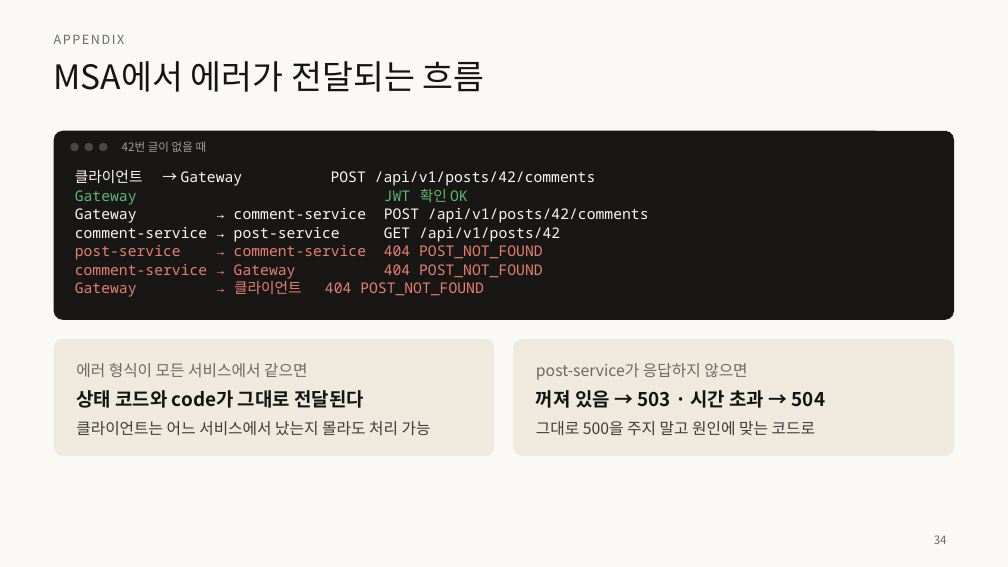
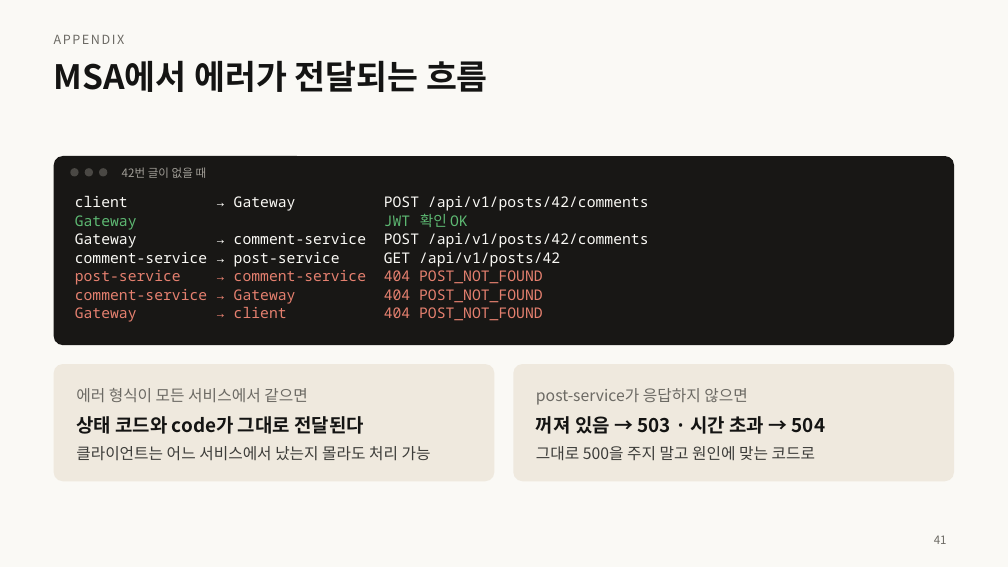
Before and after one commit to home-blog/docs-RESTful, a slide deck: slide 41 of 발표/RESTful-API-설계.pptx (slide 34 before the commit). Drawn at 1008x567 pixels with LibreOffice and Linux fonts; fonts in the diff are those of the drawing. Boxes give left, top, right and bottom in pixels: in the first picture for what was removed or moved away, otherwise in the second. Text is boxed around its words. In the diff, an @@ line names an element or a change of style, - is before the commit and + after.

```diff
--- a/발표/RESTful-API-설계.pptx
+++ b/발표/RESTful-API-설계.pptx
@@ title "MSA에서 에러가 전달되는 흐름" at [54, 60, 488, 92]: bold on @@
@@ text at [75, 195, 649, 211]: text changed @@
-클라이언트 → Gateway POST /api/v1/posts/42/comments
+client → Gateway POST /api/v1/posts/42/comments
@@ text at [384, 307, 543, 321]: text changed @@
-Gateway → 클라이언트 404 POST_NOT_FOUND
+Gateway → client 404 POST_NOT_FOUND
@@ 4 texts, 3 rounded rectangles, 3 ellipses: place and size @@
-4 texts, 3 rounded rectangles, 3 ellipses at [54, 131, 954, 456]
+4 texts, 3 rounded rectangles, 3 ellipses at [54, 156, 954, 482]
@@ page number at [934, 535, 947, 544]: text changed @@
-34
+41
```
Also in this commit, not shown: 32 other slides changed, 8 slides added, 1 slide removed, 10 other files.
